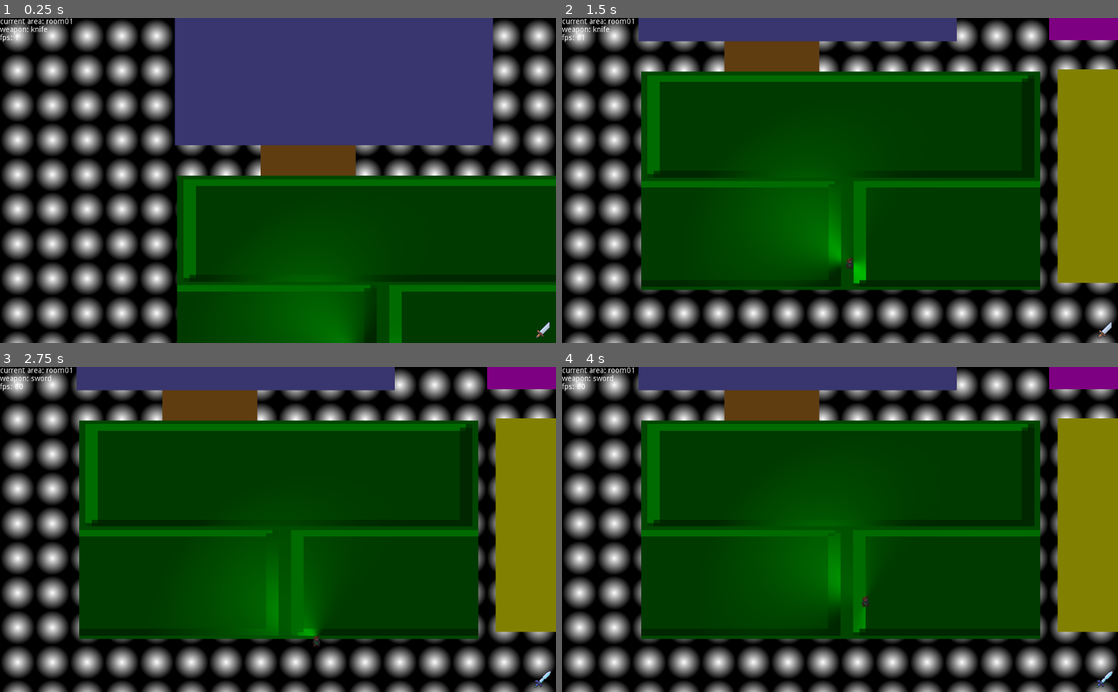
Above: before the commit, frames 1-4 (two rows, left to right).
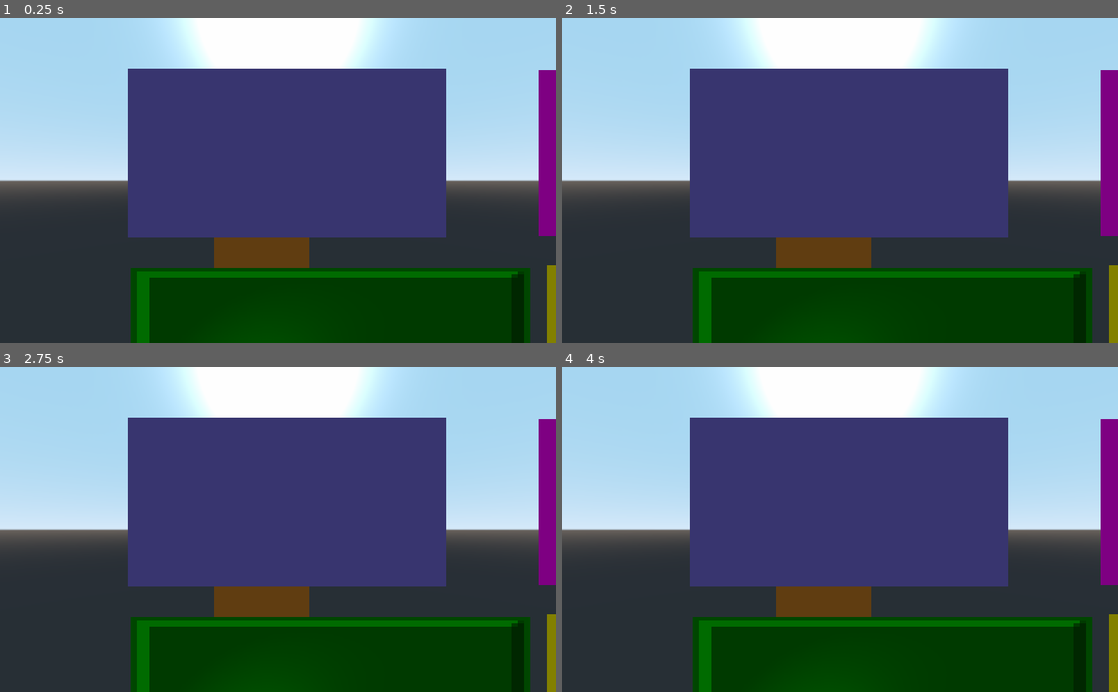
Above: after the commit, the same moments.

Repository: fetthesten/castle_31
Game: Godot game, scene res://scn/test_room.tscn
The game is run twice, just before and just after one commit, with the same random seed, the same clock (stepped at 60 frames per second) and the same inputs. The project has no main scene, so this scene is started directly.
Inputs:
- Up to frame 1 (0.25 s): no input
- Up to frame 2 (1.5 s): hold Right (game_right) 0.53-1.28 s; hold Z (game_attack) 0.53-1.28 s; tap X (game_change_weapon) at 0.8, 1.35 s; hold Down (game_down) from 1.28 s (still down)
- Up to frame 3 (2.75 s): tap Z (game_attack) at 1.55 s; release Down (game_down) at 2.03 s; hold Right (game_right) from 2.03 s (still down); hold Z (game_attack) from 2.03 s (still down); tap X (game_change_weapon) at 2.3 s
- Up to frame 4 (4 s): release Right (game_right) at 2.78 s; release Z (game_attack) at 2.78 s; hold Up (game_up) 2.78-3.53 s; tap X (game_change_weapon) at 2.85, 3.8 s; tap Z (game_attack) at 3.05 s; hold Left (game_left) from 3.53 s (still down); hold Z (game_attack) from 3.53 s (still down)

The runs differ from the first frame. In frame 1, 76% of the frame differs, in the area x 0-100%, y 0-100%; in frame 2, 95%; in frame 3, 95%; in frame 4, 95%.

Commit message:
converted the game to 3d
because why not

Diff:
--- a/obj/main.tscn
+++ b/obj/main.tscn
@@ -1,9 +1,8 @@
-[gd_scene load_steps=3 format=2]
+[gd_scene load_steps=2 format=2]
 
 [ext_resource path="res://scr/main.gd" type="Script" id=1]
-[ext_resource path="res://gfx/light_player.png" type="Texture" id=2]
 
-[node name="main" type="Node2D"]
+[node name="main" type="Spatial"]
 script = ExtResource( 1 )
 _sections_unfolded = [ "Script" ]
 
@@ -55,28 +54,3 @@
 size_flags_vertical = 1
 stretch_mode = 0
 _sections_unfolded = [ "Anchor", "Hint", "Rect" ]
-
-[node name="layer_bg" type="CanvasLayer" parent="."]
-layer = -1
-offset = Vector2( 0, 0 )
-rotation = 0.0
-scale = Vector2( 1, 1 )
-transform = Transform2D( 1, 0, 0, 1, 0, 0 )
-
-[node name="tex_bg" type="TextureRect" parent="layer_bg"]
-anchor_left = 0.0
-anchor_top = 0.0
-anchor_right = 0.0
-anchor_bottom = 0.0
-margin_right = 580.0
-margin_bottom = 331.0
-rect_pivot_offset = Vector2( 0, 0 )
-rect_clip_content = false
-mouse_filter = 1
-mouse_default_cursor_shape = 0
-size_flags_horizontal = 1
-size_flags_vertical = 1
-texture = ExtResource( 2 )
-expand = true
-stretch_mode = 2
-_sections_unfolded = [ "Rect" ]
--- /dev/null
+++ b/obj/mdl/weapons/knife01.tscn
@@ -0,0 +1,77 @@
+[gd_scene load_steps=4 format=2]
+
+[ext_resource path="res://mesh/weapons/knife01.obj" type="ArrayMesh" id=1]
+[ext_resource path="res://mesh/weapons/knife01.png" type="Texture" id=2]
+
+[sub_resource type="SpatialMaterial" id=1]
+
+render_priority = 0
+flags_transparent = false
+flags_unshaded = false
+flags_vertex_lighting = false
+flags_no_depth_test = false
+flags_use_point_size = false
+flags_world_triplanar = false
+flags_fixed_size = false
+flags_albedo_tex_force_srgb = false
+flags_do_not_receive_shadows = false
+flags_disable_ambient_light = false
+flags_ensure_correct_normals = false
+vertex_color_use_as_albedo = false
+vertex_color_is_srgb = false
+params_diffuse_mode = 0
+params_specular_mode = 0
+params_blend_mode = 0
+params_cull_mode = 0
+params_depth_draw_mode = 0
+params_line_width = 1.0
+params_point_size = 1.0
+params_billboard_mode = 0
+params_billboard_keep_scale = false
+params_grow = false
+params_use_alpha_scissor = false
+albedo_color = Color( 1, 1, 1, 1 )
+albedo_texture = ExtResource( 2 )
+metallic = 0.0
+metallic_specular = 0.5
+metallic_texture_channel = 0
+roughness = 1.0
+roughness_texture_channel = 0
+emission_enabled = false
+normal_enabled = false
+rim_enabled = false
+clearcoat_enabled = false
+anisotropy_enabled = false
+ao_enabled = false
+depth_enabled = false
+subsurf_scatter_enabled = false
+transmission_enabled = false
+refraction_enabled = false
+detail_enabled = false
+uv1_scale = Vector3( 1, 1, 1 )
+uv1_offset = Vector3( 0, 0, 0 )
+uv1_triplanar = false
+uv1_triplanar_sharpness = 1.0
+uv2_scale = Vector3( 1, 1, 1 )
+uv2_offset = Vector3( 0, 0, 0 )
+uv2_triplanar = false
+uv2_triplanar_sharpness = 1.0
+proximity_fade_enable = false
+distance_fade_mode = 0
+_sections_unfolded = [ "Albedo" ]
+
+[node name="knife01" type="MeshInstance"]
+transform = Transform( -4.37114e-009, 0, 0.1, 0, 0.1, 0, -0.1, 0, -4.37114e-009, 0, 0, -1 )
+layers = 1
+material_override = null
+cast_shadow = 1
+extra_cull_margin = 0.0
+use_in_baked_light = false
+lod_min_distance = 0.0
+lod_min_hysteresis = 0.0
+lod_max_distance = 0.0
+lod_max_hysteresis = 0.0
+mesh = ExtResource( 1 )
+skeleton = NodePath("..")
+material/0 = SubResource( 1 )
+_sections_unfolded = [ "Transform", "material" ]
--- /dev/null
+++ b/obj/mdl/weapons/sword01.tscn
@@ -0,0 +1,77 @@
+[gd_scene load_steps=4 format=2]
+
+[ext_resource path="res://mesh/weapons/sword01.obj" type="ArrayMesh" id=1]
+[ext_resource path="res://mesh/weapons/sword01.png" type="Texture" id=2]
+
+[sub_resource type="SpatialMaterial" id=1]
+
+render_priority = 0
+flags_transparent = false
+flags_unshaded = false
+flags_vertex_lighting = false
+flags_no_depth_test = false
+flags_use_point_size = false
+flags_world_triplanar = false
+flags_fixed_size = false
+flags_albedo_tex_force_srgb = false
+flags_do_not_receive_shadows = false
+flags_disable_ambient_light = false
+flags_ensure_correct_normals = false
+vertex_color_use_as_albedo = false
+vertex_color_is_srgb = false
+params_diffuse_mode = 0
+params_specular_mode = 0
+params_blend_mode = 0
+params_cull_mode = 0
+params_depth_draw_mode = 0
+params_line_width = 1.0
+params_point_size = 1.0
+params_billboard_mode = 0
+params_billboard_keep_scale = false
+params_grow = false
+params_use_alpha_scissor = false
+albedo_color = Color( 1, 1, 1, 1 )
+albedo_texture = ExtResource( 2 )
+metallic = 0.0
+metallic_specular = 0.5
+metallic_texture_channel = 0
+roughness = 1.0
+roughness_texture_channel = 0
+emission_enabled = false
+normal_enabled = false
+rim_enabled = false
+clearcoat_enabled = false
+anisotropy_enabled = false
+ao_enabled = false
+depth_enabled = false
+subsurf_scatter_enabled = false
+transmission_enabled = false
+refraction_enabled = false
+detail_enabled = false
+uv1_scale = Vector3( 1, 1, 1 )
+uv1_offset = Vector3( 0, 0, 0 )
+uv1_triplanar = false
+uv1_triplanar_sharpness = 1.0
+uv2_scale = Vector3( 1, 1, 1 )
+uv2_offset = Vector3( 0, 0, 0 )
+uv2_triplanar = false
+uv2_triplanar_sharpness = 1.0
+proximity_fade_enable = false
+distance_fade_mode = 0
+_sections_unfolded = [ "Albedo" ]
+
+[node name="sword01" type="MeshInstance"]
+transform = Transform( 0.1, 0, 0, 0, 0.1, 0, 0, 0, 0.1, 0, 0, -1.5 )
+layers = 1
+material_override = null
+cast_shadow = 1
+extra_cull_margin = 0.0
+use_in_baked_light = false
+lod_min_distance = 0.0
+lod_min_hysteresis = 0.0
+lod_max_distance = 0.0
+lod_max_hysteresis = 0.0
+mesh = ExtResource( 1 )
+skeleton = NodePath("..")
+material/0 = SubResource( 1 )
+_sections_unfolded = [ "Transform", "material" ]
--- /dev/null
+++ b/obj/player_test_3d.tscn
@@ -0,0 +1,76 @@
+[gd_scene load_steps=4 format=2]
+
+[ext_resource path="res://scr/player_test.gd" type="Script" id=1]
+
+[sub_resource type="CylinderShape" id=1]
+
+margin = 0.04
+radius = 1.5
+height = 2.0
+
+[sub_resource type="CubeMesh" id=2]
+
+custom_aabb = AABB( 0, 0, 0, 0, 0, 0 )
+flip_faces = false
+size = Vector3( 2, 2, 2 )
+subdivide_width = 0
+subdivide_height = 0
+subdivide_depth = 0
+
+[node name="player_test_3d" type="KinematicBody"]
+input_ray_pickable = true
+input_capture_on_drag = false
+collision_layer = 1
+collision_mask = 1
+move_lock_x = false
+move_lock_y = false
+move_lock_z = false
+collision/safe_margin = 0.001
+script = ExtResource( 1 )
+movement_speed = 6000
+camera_offset = Vector3( 0, 10, 15 )
+
+[node name="area_check" type="Area" parent="."]
+input_ray_pickable = false
+input_capture_on_drag = false
+space_override = 0
+gravity_point = false
+gravity_distance_scale = 0.0
+gravity_vec = Vector3( 0, -1, 0 )
+gravity = 9.8
+linear_damp = 0.1
+angular_damp = 1.0
+priority = 0.0
+monitoring = true
+monitorable = true
+collision_layer = 1
+collision_mask = 1
+audio_bus_override = false
+audio_bus_name = "Master"
+reverb_bus_enable = false
+reverb_bus_name = "Master"
+reverb_bus_amount = 0.0
+reverb_bus_uniformity = 0.0
+
+[node name="CollisionShape" type="CollisionShape" parent="area_check"]
+shape = SubResource( 1 )
+disabled = false
+_sections_unfolded = [ "shape" ]
+
+[node name="MeshInstance" type="MeshInstance" parent="."]
+layers = 1
+material_override = null
+cast_shadow = 1
+extra_cull_margin = 0.0
+use_in_baked_light = false
+lod_min_distance = 0.0
+lod_min_hysteresis = 0.0
+lod_max_distance = 0.0
+lod_max_hysteresis = 0.0
+mesh = SubResource( 2 )
+skeleton = NodePath("..")
+material/0 = null
+
+[node name="weapon_offset" type="Spatial" parent="."]
+transform = Transform( 1, 0, 0, 0, 1, 0, 0, 0, 1, 0, 0, -1 )
+_sections_unfolded = [ "Transform" ]
--- /dev/null
+++ b/scn/3dtest01.tscn
@@ -0,0 +1,7 @@
+[gd_scene load_steps=2 format=2]
+
+[ext_resource path="res://obj/player_test_3d.tscn" type="PackedScene" id=1]
+
+[node name="3dtest01" type="Spatial"]
+
+[node name="player_test_3d" parent="." instance=ExtResource( 1 )]
--- a/scr/main.gd
+++ b/scr/main.gd
@@ -1,34 +1,33 @@
-extends Node2D
+extends Spatial
 
-const V2_ZERO = Vector2(0,0)
-const V2_LEFT = Vector2(-1,0)
-const V2_RIGHT = Vector2(1,0)
-const V2_UP = Vector2(0,-1)
-const V2_DOWN = Vector2(0,1)
+const V3_ZERO = Vector3(0,0,0)
+const V3_LEFT = Vector3(-1,0,0)
+const V3_RIGHT = Vector3(1,0,0)
+const V3_UP = Vector3(0,0,-1)
+const V3_DOWN = Vector3(0,0,1)
 
 onready var info_label = $layer_hud/label_info
 onready var hud_weapon = $layer_hud/hud_weapon
 onready var current_scene = get_parent().get_child(1)
 var current_camera
-var bg_tex
+#var bg_tex
 var current_window_size
 
 func _ready():
 	set_camera()
 	current_window_size = get_viewport().get_size()
-	$layer_bg/tex_bg.rect_size = current_window_size
 	hud_weapon.rect_global_position = current_window_size - hud_weapon.rect_size
-	bg_tex = Texture.new()
+	#bg_tex = Texture.new()
 
 func set_camera():
 	if current_camera == null:
-		var cam = Camera2D.new()
-		cam.name = 'Camera2D'
+		var cam = Camera.new()
+		cam.name = 'Camera'
 		cam.current = true
-		cam.smoothing_enabled = true
-		cam.anchor_mode = Camera2D.ANCHOR_MODE_DRAG_CENTER
+		#cam.smoothing_enabled = true
+		#cam.anchor_mode = Camera2D.ANCHOR_MODE_DRAG_CENTER
 		current_scene.add_child(cam)
-	current_camera = current_scene.get_node('Camera2D')
+	current_camera = current_scene.get_node('Camera')
 
 func get_camera():
 	return(current_camera)
--- a/scr/player_test.gd
+++ b/scr/player_test.gd
@@ -1,21 +1,16 @@
-extends KinematicBody2D
+extends KinematicBody
 
 export var movement_speed = 6000
-onready var area_check = $Area2D
+export var camera_offset = Vector3(0,10,15)
+onready var area_check = $area_check
 onready var camera = main.current_camera
 onready var info_label = main.info_label
 
-const V2_ZERO = Vector2(0,0)
-const V2_UP = Vector2(0,-1)
-const V2_DOWN = Vector2(0,1)
-const V2_LEFT = Vector2(-1,0)
-const V2_RIGHT = Vector2(1,0)
-
 var weapons = []
 var current_weapon = 0
-var last_dir = V2_UP
-var weap_img
-var weapon_offset = V2_ZERO
+var weapon_model
+var last_dir = main.V3_UP
+onready var weapon_offset = $weapon_offset
 var weap_tween
 var can_move = true
 
@@ -25,10 +20,9 @@
 func _ready():
 	weap_tween = Tween.new()
 	add_child(weap_tween)
-	weapon_offset = $sorter/Sprite.texture.get_size() / 2
 
-	weapons.append({'name': 'knife', 'damage': 1, 'scale': 1.0, 'distance': 8, 'cooldown': Timer.new(), 'movestop': Timer.new(), 'ingame_img': preload('res://gfx/ingame/knife01.png'), 'hud_img': preload('res://gfx/hud/knife01.png')})
-	weapons.append({'name': 'sword', 'damage': 3, 'scale': 1.0, 'distance': 16, 'cooldown': Timer.new(), 'movestop': Timer.new(), 'ingame_img': preload('res://gfx/ingame/sword01.png'),  'hud_img': preload('res://gfx/hud/sword01.png')})
+	weapons.append({'name': 'knife', 'damage': 1, 'scale': 1.0, 'distance': 8, 'cooldown': Timer.new(), 'movestop': Timer.new(), 'ingame_mdl': load('res://obj/mdl/weapons/knife01.tscn').instance(), 'hud_img': preload('res://gfx/hud/knife01.png')})
+	weapons.append({'name': 'sword', 'damage': 3, 'scale': 1.0, 'distance': 16, 'cooldown': Timer.new(), 'movestop': Timer.new(), 'ingame_mdl': load('res://obj/mdl/weapons/sword01.tscn').instance(),  'hud_img': preload('res://gfx/hud/sword01.png')})
 	weapons[0].cooldown.one_shot = true
 	weapons[0].cooldown.wait_time = 0.3
 	weapons[0].cooldown.connect('timeout', self, 'attack_stop')
@@ -37,6 +31,8 @@
 	weapons[0].movestop.wait_time = 0.001
 	weapons[0].movestop.connect('timeout', self, 'move_restore')
 	add_child(weapons[0].movestop)
+	add_child(weapons[0].ingame_mdl)
+	weapons[0].ingame_mdl.visible = false
 	weapons[1].cooldown.one_shot = true
 	weapons[1].cooldown.wait_time = 0.5
 	weapons[1].cooldown.connect('timeout', self, 'attack_stop')
@@ -45,35 +41,35 @@
 	weapons[1].movestop.wait_time = 0.15
 	weapons[1].movestop.connect('timeout', self, 'move_restore')
 	add_child(weapons[1].movestop)
+	add_child(weapons[1].ingame_mdl)
+	weapons[1].ingame_mdl.visible = false
 
-	weap_img = Sprite.new()
-	weap_img.visible = false
-	weap_img.centered = false
-	$sorter.add_child(weap_img)
+	weapon_model = weapons[0].ingame_mdl
+
 	change_weapon(true)
 
 func _process(delta):
-	var move = V2_ZERO
+	var move = main.V3_ZERO
 	if Input.is_action_pressed('game_up'):
-		move += V2_UP
+		move += main.V3_UP
 	elif Input.is_action_pressed('game_down'):
-		move += V2_DOWN
+		move += main.V3_DOWN
 	if Input.is_action_pressed('game_left'):
-		move += V2_LEFT
+		move += main.V3_LEFT
 	elif Input.is_action_pressed('game_right'):
-		move += V2_RIGHT
+		move += main.V3_RIGHT
 
 	if Input.is_action_just_pressed('game_change_weapon'):
 		change_weapon()
 
-	if move != V2_ZERO:
+	if move != main.V3_ZERO:
 		last_dir = move
 
 	if Input.is_action_pressed('game_attack'):
 		attack_start()
 
 	if not can_move:
-		move = V2_ZERO
+		move = main.V3_ZERO
 
 	move = move.normalized()
 
@@ -82,7 +78,10 @@
 	move_and_slide(move * movement_speed * delta)
 	if camera == null:
 		camera = main.get_camera()
-	camera.position = camera_target.transform.origin
+	camera.transform.origin = camera_target.transform.origin + camera_offset
+	camera.rotation_degrees = Vector3(-45, 0,0)
+
+	weapon_model.transform.origin = weapon_offset.transform.origin
 
 	info_label.text = 'current area: ' + current_area
 	info_label.text += '\nweapon: ' + weapons[current_weapon].name
@@ -92,15 +91,9 @@
 	if weapons[current_weapon].cooldown.is_stopped():
 		var weapon = weapons[current_weapon]
 		weapon.cooldown.start()
-		weap_img.visible = true
-		weap_img.set_scale(Vector2(weapon.scale, weapon.scale))
-		var offset = last_dir.normalized() * weapon_offset
-		weap_img.global_position = global_position + offset
-		weap_img.look_at(position + (last_dir * 100))
-		var tween_target = (weap_img.global_position + offset)
-		#tween_path *= 1.05
-		weap_tween.targeting_property(weap_img, 'global_position', weap_img, 'global_position', tween_target, weapon.cooldown.time_left, Tween.TRANS_LINEAR, Tween.EASE_IN)
-		weap_tween.start()
+
+		#weap_tween.targeting_property(weap_img, 'global_position', weap_img, 'global_position', tween_target, weapon.cooldown.time_left, Tween.TRANS_LINEAR, Tween.EASE_IN)
+		#weap_tween.start()
 		can_move = false
 		weapon.movestop.start()
 
@@ -108,7 +101,8 @@
 	can_move = true
 
 func attack_stop():
-	weap_img.visible = false
+	#weap_img.visible = false
+	pass
 
 func check_areas(current_areas):
 	for area in current_areas:
@@ -129,6 +123,7 @@
 		current_weapon += 1
 		if current_weapon >= weapons.size():
 			current_weapon = 0
-	weap_img.texture = weapons[current_weapon].ingame_img
-	weap_img.offset = Vector2(0, -(weap_img.texture.get_size().y * 0.5))
+	weapon_model.visible = false
+	weapon_model = weapons[current_weapon].ingame_mdl
+	weapon_model.visible = true
 	main.hud_weapon.texture = weapons[current_weapon].hud_img
Not shown, added: mesh/weapons/knife01.mtl
Not shown, added: mesh/weapons/knife01.obj
Not shown, added: mesh/weapons/knife01.obj.import
Binary file added: mesh/weapons/knife01.png
Not shown, added: mesh/weapons/knife01.png.import
Not shown, added: mesh/weapons/sword01.mtl
Not shown, added: mesh/weapons/sword01.obj
Not shown, added: mesh/weapons/sword01.obj.import
Binary file added: mesh/weapons/sword01.png
Not shown, added: mesh/weapons/sword01.png.import
Not shown, added: _assets/knife01.vox
Not shown, added: _assets/sword01.vox
